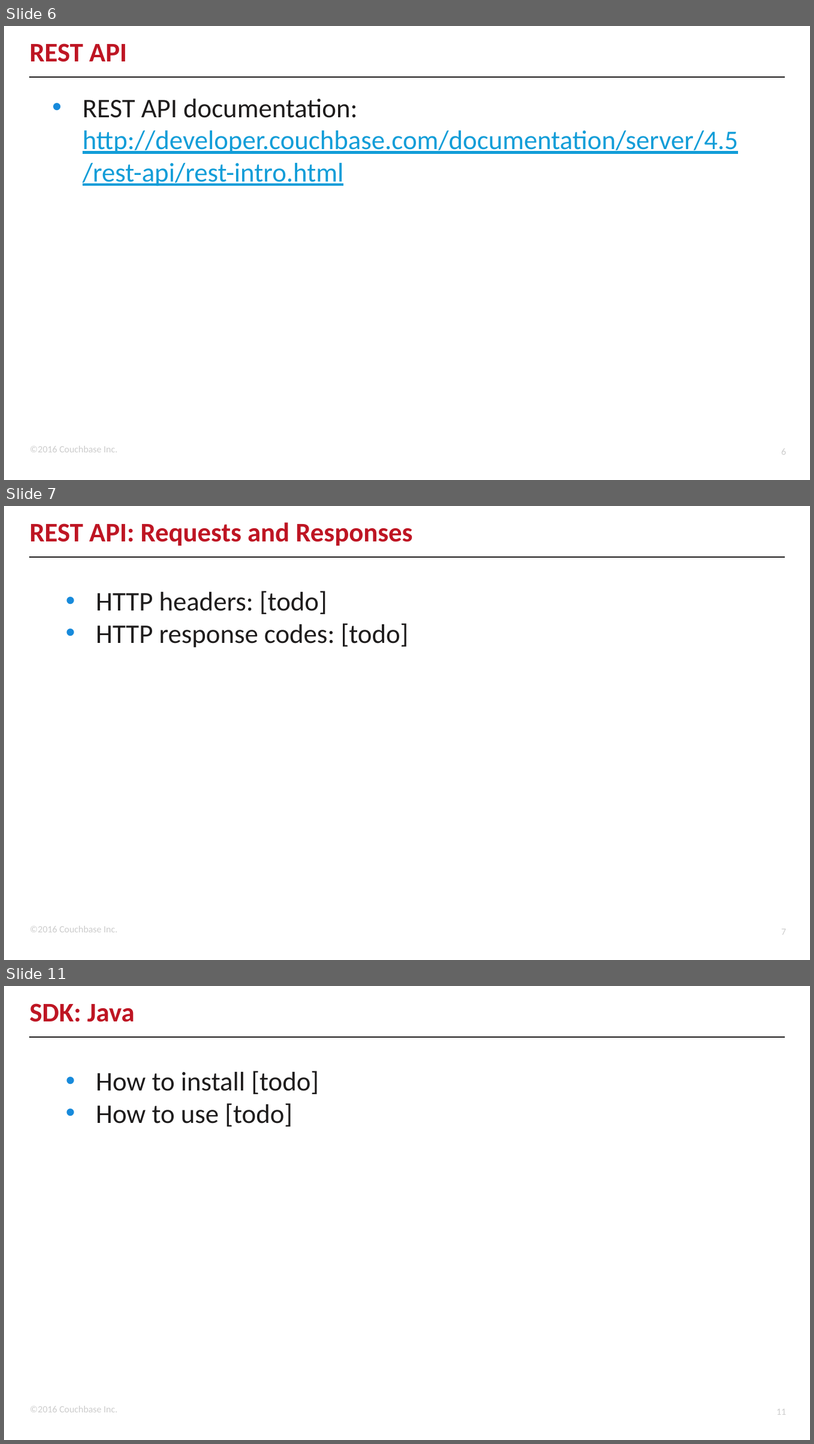
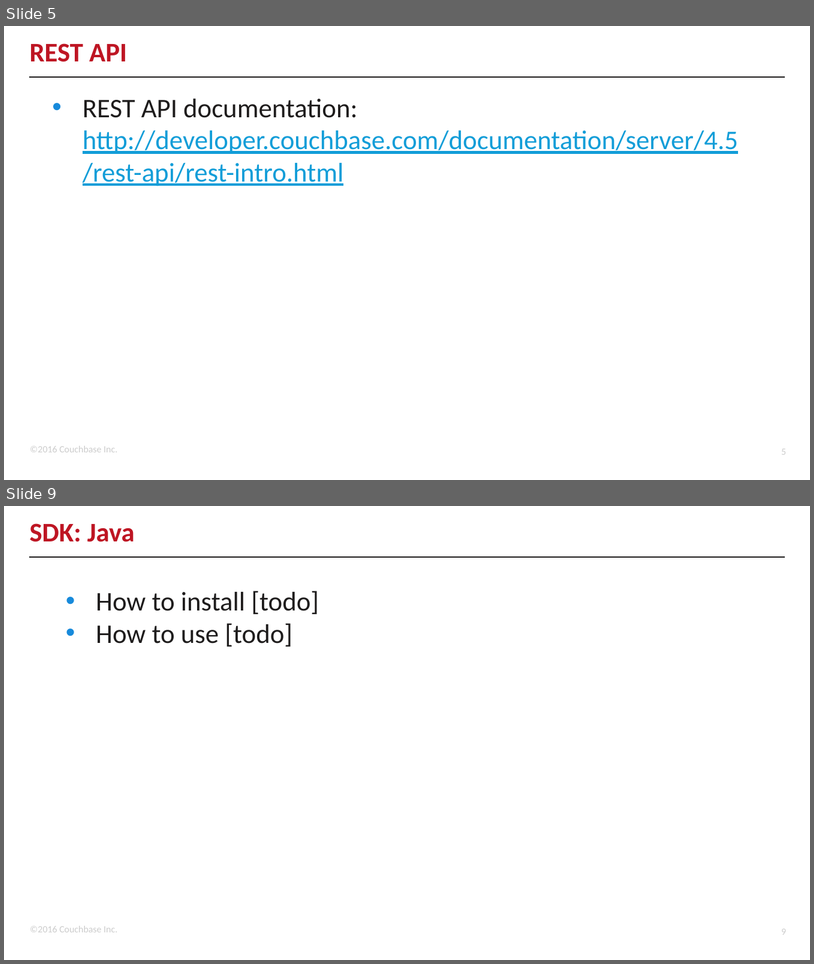
Before and after one commit to subalakr/workshop, a slide deck: connect2016/developer/02/02.pptx. Shown one above the other, each under a label of ours: slides 6, 7 and 11 before the commit, slides 5 and 9 after it; the slides between them are not shown. The pictures are 814x1444 and 814x964 pixels, drawn with LibreOffice and Linux fonts; fonts in the diff are those of the drawing; background and template pictures are left out. Boxes give left, top, right and bottom in pixels: in the first picture for what was removed or moved away, otherwise in the second. Text is boxed around its words. In the diff, an @@ line names an element or a change of style, - is before the commit and + after.

```diff
--- a/connect2016/developer/02/02.pptx
+++ b/connect2016/developer/02/02.pptx
@@ slide 7 removed at (4, 506, 810, 960), background #FFFFFF; not listed: 3 template elements that a slide beside it also shows @@
@@ title removed at (30, 522, 413, 546) @@
-REST API: Requests and Responses
@@ text removed at (96, 591, 409, 648) @@
-• HTTP headers: [todo]
-• HTTP response codes: [todo]
@@ what was slide 6 is now slide 5 @@
@@ what was slide 11 is now slide 9 @@
@@ page number at (782, 928, 786, 934): text changed @@
-11
+9
```
Also in this commit, not shown: 5 slides changed, 3 slides added, 2 other slides removed.
